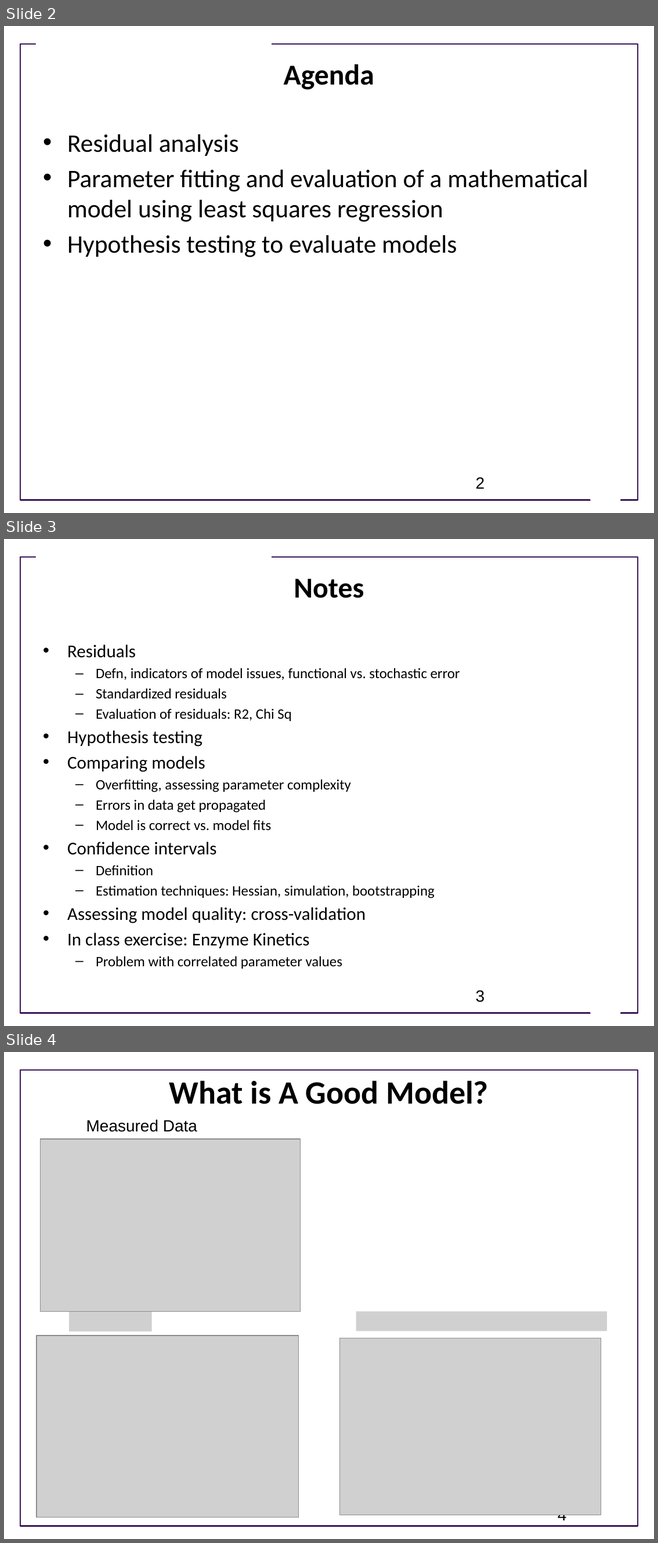
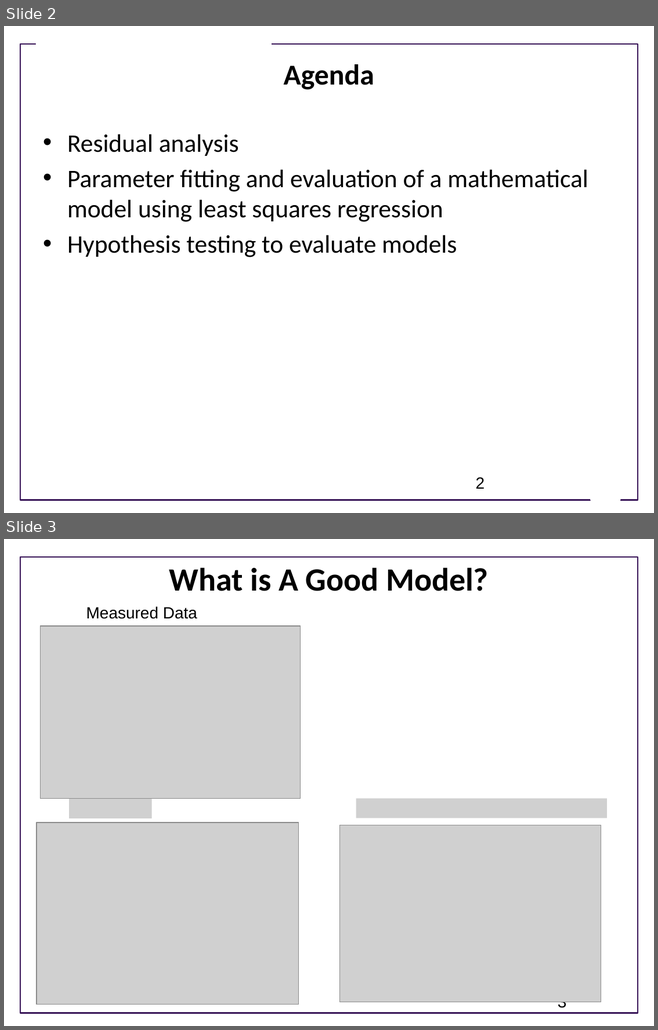
Before and after one commit to ModelEngineering/advancing-biomedical-models, a slide deck: Lectures/week_4/CSE 599V Lecture 9 - Estimating Confidence in Models and Parameters- I .pptx. Shown one above the other, each under a label of ours: slides 2, 3 and 4 before the commit, slides 2 and 3 after it. The pictures are 658x1543 and 658x1030 pixels, drawn with LibreOffice and Linux fonts; fonts in the diff are those of the drawing; grey boxes stand for pictures; background and template pictures are left out. Boxes give left, top, right and bottom in pixels: in the first picture for what was removed or moved away, otherwise in the second. Text is boxed around its words. In the diff, an @@ line names an element or a change of style, - is before the commit and + after.

```diff
--- a/Lectures/week_4/CSE 599V Lecture 9 - Estimating Confidence in Models and Parameters- I .pptx
+++ b/Lectures/week_4/CSE 599V Lecture 9 - Estimating Confidence in Models and Parameters- I .pptx
@@ slide 3 removed at box(4, 539, 654, 1026), background #FFFFFF; not listed: 3 template elements that a slide beside it also shows @@
@@ title removed at box(293, 578, 364, 598) @@
-Notes
@@ text removed at box(67, 645, 460, 969) @@
-• Residuals
-  – Defn, indicators of model issues, functional vs. stochastic error
-  – Standardized residuals
-  – Evaluation of residuals: R2, Chi Sq
-• Hypothesis testing
-• Comparing models
-  – Overfitting, assessing parameter complexity
-  – Errors in data get propagated
-  – Model is correct vs. model fits
-• Confidence intervals
-  – Definition
-  – Estimation techniques: Hessian, simulation, bootstrapping
-• Assessing model quality: cross-validation
-• In class exercise: Enzyme Kinetics
-  – Problem with correlated parameter values
@@ page number removed at box(476, 990, 485, 1002) @@
-3
@@ what was slide 4 is now slide 3 @@
@@ page number at box(557, 1002, 567, 1011): text changed @@
-4
+3
```
Also in this commit, not shown: 1 slide changed, 1 other file.
